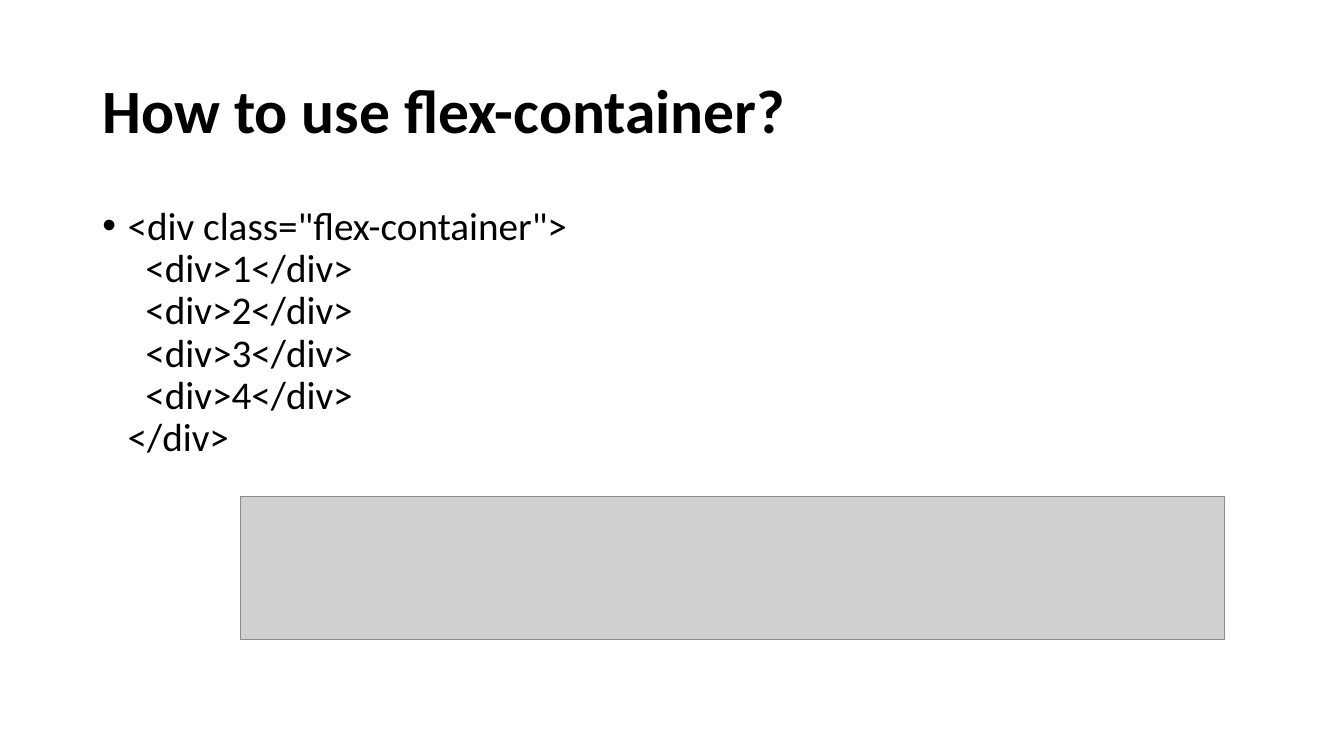
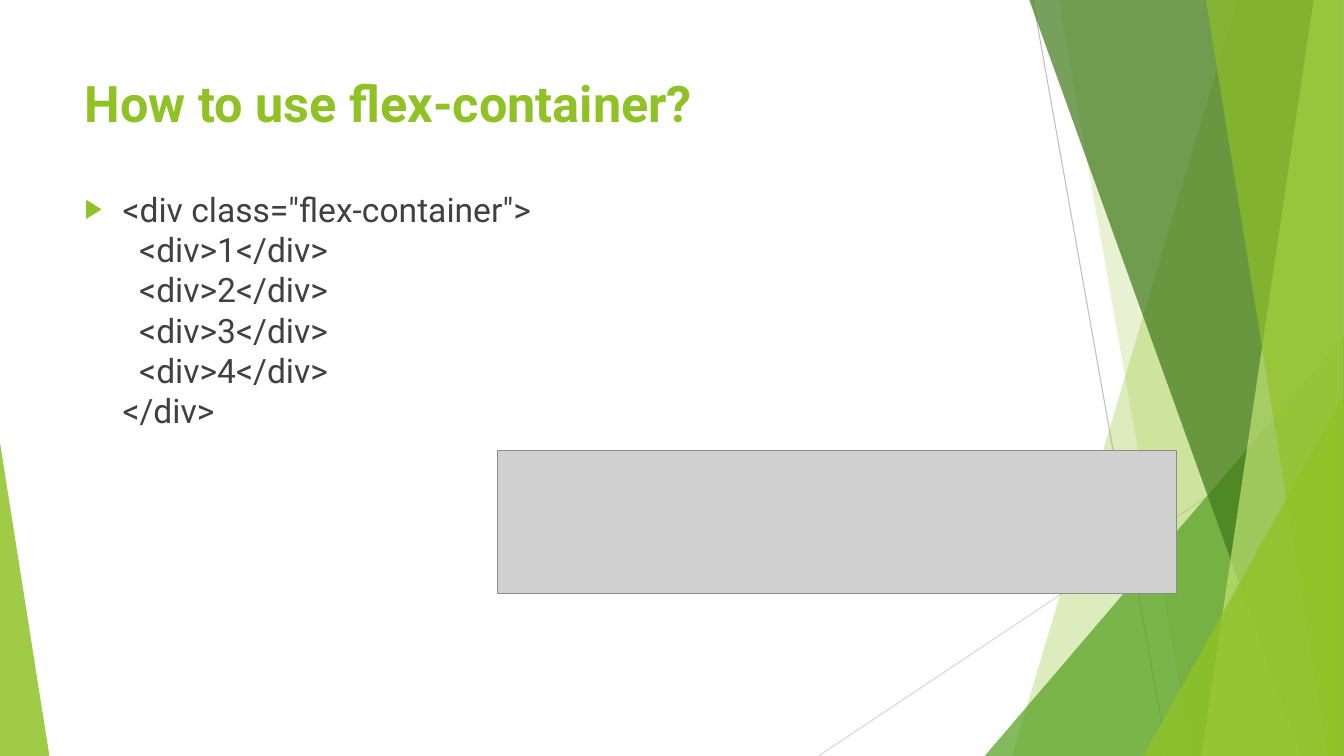
Before and after one commit to joeSuchan/flexboxProject, a slide deck: slide 21 of FlexBox 1D.pptx (slide 20 before the commit). Drawn at 1344x756 pixels with LibreOffice and Linux fonts; fonts in the diff are those of the drawing; grey boxes stand for pictures. Boxes give left, top, right and bottom in pixels: in the first picture for what was removed or moved away, otherwise in the second. Text is boxed around its words. In the diff, an @@ line names an element or a change of style, - is before the commit and + after.

```diff
--- a/FlexBox 1D.pptx
+++ b/FlexBox 1D.pptx
@@ title "How to use flex-container?": place and size @@
-title "How to use flex-container?" at [102, 89, 785, 134]
+title "How to use flex-container?" at [85, 83, 693, 123]
@@ title "How to use flex-container?" at [85, 83, 693, 123]: size 44 to 36 pt, font Calibri to Roboto, text colour #000000 to #90C226; line spacing 0.9 to 1; vertical alignment middle to top @@
@@ text "<div class="flex-container"> <div>1</div> <div>2</div> <div> ...": place and size @@
-text "<div class="flex-container"> <div>1</div> <div>2</div> <div> ..." at [128, 212, 567, 453]
+text "<div class="flex-container"> <div>1</div> <div>2</div> <div> ..." at [123, 196, 531, 425]
@@ text "<div class="flex-container"> <div>1</div> <div>2</div> <div> ..." at [123, 196, 531, 425]: size 28 to 24 pt, font Calibri to Roboto, text colour #000000 to #404040; bullet • to ▶; line spacing 0.9 to 1 @@
@@ group added at [0, 0, 1344, 756]: 5 freeform shapes, 3 triangles, 2 lines @@
@@ picture: place and size @@
-picture at [241, 497, 1225, 639]
+picture at [497, 451, 1177, 593]
```
Also in this commit, not shown: 26 other slides changed, 2 slides added.
